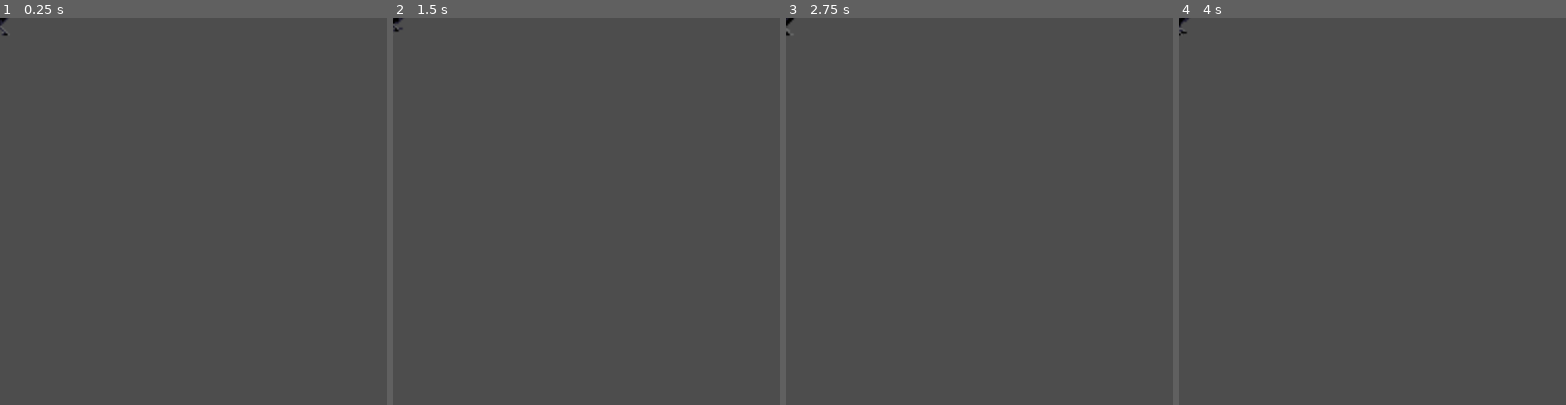
Above: before the commit, frames 1-4 (left to right).
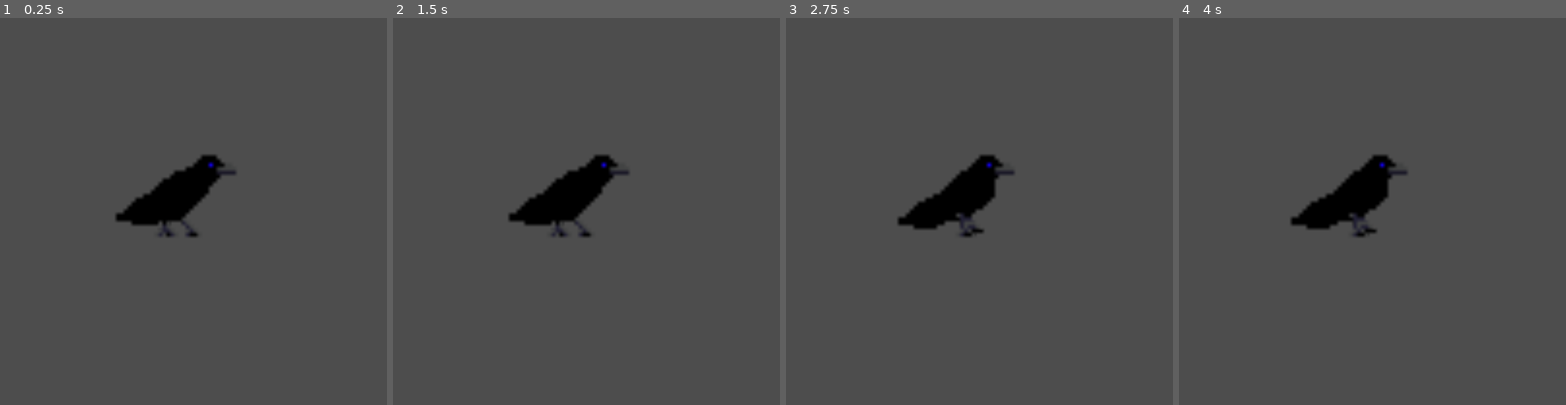
Above: after the commit, the same moments.

Repository: hamarisun/desktop-pet
Game: Godot game, scene res://seam.tscn
Two runs of this game, one before a commit and one after it. Both use one fixed random seed, a clock stepped at 60 frames per second and the inputs below.
Inputs (mouse positions are in pixels of both pictures, inside the frame that each line leads up to):
- Up to frame 1 (0.25 s): no input
- Up to frame 2 (1.5 s): tap Enter at 0.5 s; move the mouse to (671, 192) at 0.52 s; hold Right 0.53-1.25 s; click (671, 192) at 0.6 s; drag from (509, 230) to (567, 288) at 1.27 s
- Up to frame 3 (2.75 s): move the mouse to (1018, 126) at 2.02 s; hold Right from 2.03 s (still down); tap Alt at 2.1 s; click (1018, 126) at 2.3 s
- Up to frame 4 (4 s): release Right at 2.75 s; tap Space at 2.75 s; drag from (1353, 288) to (1256, 153) at 2.77 s; move the mouse to (1488, 269) at 3.52 s; hold Left from 3.53 s (still down); click (1488, 269) at 3.6 s

The runs differ from the first frame. In frame 1, 2.7% of the frame differs, in the area x 0-61%, y 0-57%; in frame 2, 2.7%; in frame 3, 2.7%; in frame 4, 2.7%, in the area x 0-59%, y 0-57%.

Commit message:
finished

Diff:
--- a/project.godot
+++ b/project.godot
@@ -30,6 +30,14 @@
 
 enabled=PackedStringArray("res://addons/godot_super-wakatime/plugin.cfg")
 
+[input]
+
+left_click={
+"deadzone": 0.2,
+"events": [Object(InputEventMouseButton,"resource_local_to_scene":false,"resource_name":"","device":-1,"window_id":0,"alt_pressed":false,"shift_pressed":false,"ctrl_pressed":false,"meta_pressed":false,"button_mask":0,"position":Vector2(0, 0),"global_position":Vector2(0, 0),"factor":1.0,"button_index":1,"canceled":false,"pressed":false,"double_click":false,"script":null)
+]
+}
+
 [physics]
 
 3d/physics_engine="Jolt Physics"
--- a/seam.gd
+++ b/seam.gd
@@ -1,9 +1,12 @@
 extends Node2D
 
-var speed = 300
+var speed = 200
 var direction = Vector2(1,0)
 var screen_size = Vector2()
 var window_size = Vector2(200,200)
+
+var click_position = Vector2()
+var target_position = Vector2()
 
 var idle_timer = 0.0
 var is_idling = false
@@ -14,13 +17,20 @@
 var is_dragging = false
 var drag_offset = Vector2()
 
+
+var last_mouse = Vector2()
+var velocity = Vector2()
+
 func _ready():
 	screen_size = Vector2(DisplayServer.screen_get_size())
 	animated_sprite.play("walk")
 	area.input_event.connect(_on_area_input)
 
+
 func _physics_process(delta: float) -> void:
+
 	if is_dragging:
+		animated_sprite.play("wrigle")
 		var mouse_pos = Vector2(DisplayServer.mouse_get_position())
 		var new_win_pos = mouse_pos - drag_offset
 		DisplayServer.window_set_position(Vector2i(new_win_pos))
@@ -29,9 +39,15 @@
 		idle_timer -= delta
 		if idle_timer <= 0:
 			is_idling = false
-			speed = 300
+			speed = 200
 			animated_sprite.play("walk")
 		return
+	animated_sprite.play("walk")
+	if Input.is_action_just_pressed("left_click"):
+		var tween = create_tween()
+		tween.tween_property($AnimatedSprite2D, "offset:y", -30.0, 0.15)
+		tween.tween_property($AnimatedSprite2D, "offset:y", 0.0, 0.15)
+
 	var window_position = Vector2(DisplayServer.window_get_position())
 	window_position += direction * speed * delta
 	print(window_position)
@@ -52,7 +68,7 @@
 		idle_timer = randf_range(1.0, 3.0)
 		var r = randi() % 3
 		if r == 0:
-			animated_sprite.play("stand")
+			animated_sprite.play("sit")
 			speed = 0
 
 func _on_area_input(_viewport, event, _shape_idx):
@@ -64,3 +80,7 @@
 			drag_offset = mouse_pos - win_pos
 		else:
 			is_dragging = false
+
+
+var usable = DisplayServer.screen_get_usable_rect()
+var taskbar_y = usable.end.y
--- a/seam.tscn
+++ b/seam.tscn
@@ -1,193 +1,273 @@
 [gd_scene format=3 uid="uid://s20bnscxiqei"]
 
 [ext_resource type="Script" uid="uid://ba3qwei0tswkb" path="res://seam.gd" id="1_agmab"]
-[ext_resource type="Texture2D" uid="uid://dmjomh264dihp" path="res://Crow.png" id="2_0xh3v"]
+[ext_resource type="Texture2D" uid="uid://rbrqxx85vv0e" path="res://Crow1.png" id="3_0c4wh"]
 [ext_resource type="Script" uid="uid://bkbxog8x2vo2h" path="res://area_2d.gd" id="3_0xh3v"]
 
+[sub_resource type="AtlasTexture" id="AtlasTexture_6qgjs"]
+atlas = ExtResource("3_0c4wh")
+region = Rect2(0, 48, 48, 48)
+
+[sub_resource type="AtlasTexture" id="AtlasTexture_n2xtp"]
+atlas = ExtResource("3_0c4wh")
+region = Rect2(48, 48, 48, 48)
+
+[sub_resource type="AtlasTexture" id="AtlasTexture_wkmx5"]
+atlas = ExtResource("3_0c4wh")
+region = Rect2(96, 48, 48, 48)
+
+[sub_resource type="AtlasTexture" id="AtlasTexture_tft71"]
+atlas = ExtResource("3_0c4wh")
+region = Rect2(144, 48, 48, 48)
+
+[sub_resource type="AtlasTexture" id="AtlasTexture_17ukp"]
+atlas = ExtResource("3_0c4wh")
+region = Rect2(192, 48, 48, 48)
+
+[sub_resource type="AtlasTexture" id="AtlasTexture_0e2g0"]
+atlas = ExtResource("3_0c4wh")
+region = Rect2(96, 48, 48, 48)
+
+[sub_resource type="AtlasTexture" id="AtlasTexture_qv7nt"]
+atlas = ExtResource("3_0c4wh")
+region = Rect2(144, 48, 48, 48)
+
+[sub_resource type="AtlasTexture" id="AtlasTexture_6h7we"]
+atlas = ExtResource("3_0c4wh")
+region = Rect2(144, 48, 48, 48)
+
+[sub_resource type="AtlasTexture" id="AtlasTexture_ohhdp"]
+atlas = ExtResource("3_0c4wh")
+region = Rect2(96, 48, 48, 48)
+
+[sub_resource type="AtlasTexture" id="AtlasTexture_fofjr"]
+atlas = ExtResource("3_0c4wh")
+region = Rect2(192, 48, 48, 48)
+
+[sub_resource type="AtlasTexture" id="AtlasTexture_md8j2"]
+atlas = ExtResource("3_0c4wh")
+region = Rect2(144, 48, 48, 48)
+
+[sub_resource type="AtlasTexture" id="AtlasTexture_824dk"]
+atlas = ExtResource("3_0c4wh")
+region = Rect2(144, 48, 48, 48)
+
+[sub_resource type="AtlasTexture" id="AtlasTexture_clmvw"]
+atlas = ExtResource("3_0c4wh")
+region = Rect2(96, 48, 48, 48)
+
+[sub_resource type="AtlasTexture" id="AtlasTexture_p5wb1"]
+atlas = ExtResource("3_0c4wh")
+region = Rect2(96, 48, 48, 48)
+
+[sub_resource type="AtlasTexture" id="AtlasTexture_hbvy5"]
+atlas = ExtResource("3_0c4wh")
+region = Rect2(192, 48, 48, 48)
+
+[sub_resource type="AtlasTexture" id="AtlasTexture_5xpib"]
+atlas = ExtResource("3_0c4wh")
+region = Rect2(144, 48, 48, 48)
+
+[sub_resource type="AtlasTexture" id="AtlasTexture_kox71"]
+atlas = ExtResource("3_0c4wh")
+region = Rect2(144, 48, 48, 48)
+
+[sub_resource type="AtlasTexture" id="AtlasTexture_lgbmf"]
+atlas = ExtResource("3_0c4wh")
+region = Rect2(96, 48, 48, 48)
+
+[sub_resource type="AtlasTexture" id="AtlasTexture_e17gf"]
+atlas = ExtResource("3_0c4wh")
+region = Rect2(96, 48, 48, 48)
+
+[sub_resource type="AtlasTexture" id="AtlasTexture_1xcdh"]
+atlas = ExtResource("3_0c4wh")
+region = Rect2(192, 48, 48, 48)
+
+[sub_resource type="AtlasTexture" id="AtlasTexture_bu4ff"]
+atlas = ExtResource("3_0c4wh")
+region = Rect2(192, 48, 48, 48)
+
+[sub_resource type="AtlasTexture" id="AtlasTexture_sur26"]
+atlas = ExtResource("3_0c4wh")
+region = Rect2(144, 48, 48, 48)
+
+[sub_resource type="AtlasTexture" id="AtlasTexture_jh5vq"]
+atlas = ExtResource("3_0c4wh")
+region = Rect2(96, 48, 48, 48)
+
+[sub_resource type="AtlasTexture" id="AtlasTexture_ajhv2"]
+atlas = ExtResource("3_0c4wh")
+region = Rect2(144, 48, 48, 48)
+
+[sub_resource type="AtlasTexture" id="AtlasTexture_dh3r8"]
+atlas = ExtResource("3_0c4wh")
+region = Rect2(96, 48, 48, 48)
+
+[sub_resource type="AtlasTexture" id="AtlasTexture_namlk"]
+atlas = ExtResource("3_0c4wh")
+region = Rect2(192, 48, 48, 48)
+
+[sub_resource type="AtlasTexture" id="AtlasTexture_2hrej"]
+atlas = ExtResource("3_0c4wh")
+region = Rect2(144, 48, 48, 48)
+
+[sub_resource type="AtlasTexture" id="AtlasTexture_1x3hy"]
+atlas = ExtResource("3_0c4wh")
+region = Rect2(96, 48, 48, 48)
+
+[sub_resource type="AtlasTexture" id="AtlasTexture_a6w5k"]
+atlas = ExtResource("3_0c4wh")
+region = Rect2(96, 48, 48, 48)
+
+[sub_resource type="AtlasTexture" id="AtlasTexture_375vy"]
+atlas = ExtResource("3_0c4wh")
+region = Rect2(144, 48, 48, 48)
+
+[sub_resource type="AtlasTexture" id="AtlasTexture_qj4xh"]
+atlas = ExtResource("3_0c4wh")
+region = Rect2(192, 48, 48, 48)
+
+[sub_resource type="AtlasTexture" id="AtlasTexture_2s2u7"]
+atlas = ExtResource("3_0c4wh")
+region = Rect2(144, 48, 48, 48)
+
+[sub_resource type="AtlasTexture" id="AtlasTexture_o2y5c"]
+atlas = ExtResource("3_0c4wh")
+region = Rect2(144, 48, 48, 48)
+
+[sub_resource type="AtlasTexture" id="AtlasTexture_226u0"]
+atlas = ExtResource("3_0c4wh")
+region = Rect2(144, 48, 48, 48)
+
+[sub_resource type="AtlasTexture" id="AtlasTexture_nrl8m"]
+atlas = ExtResource("3_0c4wh")
+region = Rect2(96, 48, 48, 48)
+
+[sub_resource type="AtlasTexture" id="AtlasTexture_mc8qw"]
+atlas = ExtResource("3_0c4wh")
+region = Rect2(192, 48, 48, 48)
+
+[sub_resource type="AtlasTexture" id="AtlasTexture_wcpnn"]
+atlas = ExtResource("3_0c4wh")
+region = Rect2(96, 48, 48, 48)
+
+[sub_resource type="AtlasTexture" id="AtlasTexture_7qn5y"]
+atlas = ExtResource("3_0c4wh")
+region = Rect2(96, 48, 48, 48)
+
+[sub_resource type="AtlasTexture" id="AtlasTexture_4l2nx"]
+atlas = ExtResource("3_0c4wh")
+region = Rect2(96, 48, 48, 48)
+
+[sub_resource type="AtlasTexture" id="AtlasTexture_37ocj"]
+atlas = ExtResource("3_0c4wh")
+region = Rect2(96, 48, 48, 48)
+
+[sub_resource type="AtlasTexture" id="AtlasTexture_pxavw"]
+atlas = ExtResource("3_0c4wh")
+region = Rect2(192, 48, 48, 48)
+
+[sub_resource type="AtlasTexture" id="AtlasTexture_yyg27"]
+atlas = ExtResource("3_0c4wh")
+region = Rect2(96, 48, 48, 48)
+
+[sub_resource type="AtlasTexture" id="AtlasTexture_0y7wy"]
+atlas = ExtResource("3_0c4wh")
+region = Rect2(48, 48, 48, 48)
+
+[sub_resource type="AtlasTexture" id="AtlasTexture_br7uu"]
+atlas = ExtResource("3_0c4wh")
+region = Rect2(0, 48, 48, 48)
+
+[sub_resource type="AtlasTexture" id="AtlasTexture_0xh3v"]
+atlas = ExtResource("3_0c4wh")
+region = Rect2(0, 48, 48, 48)
+
 [sub_resource type="AtlasTexture" id="AtlasTexture_0c4wh"]
-atlas = ExtResource("2_0xh3v")
-region = Rect2(0, 96, 48, 48)
+atlas = ExtResource("3_0c4wh")
+region = Rect2(48, 0, 48, 48)
+
+[sub_resource type="AtlasTexture" id="AtlasTexture_7k0bh"]
+atlas = ExtResource("3_0c4wh")
+region = Rect2(192, 96, 48, 48)
+
+[sub_resource type="AtlasTexture" id="AtlasTexture_bgli5"]
+atlas = ExtResource("3_0c4wh")
+region = Rect2(240, 96, 48, 48)
+
+[sub_resource type="AtlasTexture" id="AtlasTexture_v6qfw"]
+atlas = ExtResource("3_0c4wh")
+region = Rect2(288, 96, 48, 48)
+
+[sub_resource type="AtlasTexture" id="AtlasTexture_wpjer"]
+atlas = ExtResource("3_0c4wh")
+region = Rect2(288, 96, 48, 48)
+
+[sub_resource type="AtlasTexture" id="AtlasTexture_if8lb"]
+atlas = ExtResource("3_0c4wh")
+region = Rect2(240, 96, 48, 48)
+
+[sub_resource type="AtlasTexture" id="AtlasTexture_nkyb0"]
+atlas = ExtResource("3_0c4wh")
+region = Rect2(192, 96, 48, 48)
+
+[sub_resource type="AtlasTexture" id="AtlasTexture_3hpsi"]
+atlas = ExtResource("3_0c4wh")
+region = Rect2(48, 0, 48, 48)
+
+[sub_resource type="AtlasTexture" id="AtlasTexture_0m64b"]
+atlas = ExtResource("3_0c4wh")
+region = Rect2(0, 48, 48, 48)
+
+[sub_resource type="AtlasTexture" id="AtlasTexture_g1beb"]
+atlas = ExtResource("3_0c4wh")
+region = Rect2(0, 48, 48, 48)
 
 [sub_resource type="AtlasTexture" id="AtlasTexture_kd7jj"]
-atlas = ExtResource("2_0xh3v")
-region = Rect2(48, 96, 48, 48)
+atlas = ExtResource("3_0c4wh")
+region = Rect2(0, 0, 48, 48)
 
 [sub_resource type="AtlasTexture" id="AtlasTexture_ubt0i"]
-atlas = ExtResource("2_0xh3v")
-region = Rect2(96, 96, 48, 48)
+atlas = ExtResource("3_0c4wh")
+region = Rect2(48, 0, 48, 48)
 
 [sub_resource type="AtlasTexture" id="AtlasTexture_jr22a"]
-atlas = ExtResource("2_0xh3v")
-region = Rect2(144, 96, 48, 48)
+atlas = ExtResource("3_0c4wh")
+region = Rect2(96, 0, 48, 48)
 
 [sub_resource type="AtlasTexture" id="AtlasTexture_nj2qd"]
-atlas = ExtResource("2_0xh3v")
+atlas = ExtResource("3_0c4wh")
+region = Rect2(144, 0, 48, 48)
+
+[sub_resource type="AtlasTexture" id="AtlasTexture_cvub0"]
+atlas = ExtResource("3_0c4wh")
+region = Rect2(192, 0, 48, 48)
+
+[sub_resource type="AtlasTexture" id="AtlasTexture_nkixy"]
+atlas = ExtResource("3_0c4wh")
+region = Rect2(240, 0, 48, 48)
+
+[sub_resource type="AtlasTexture" id="AtlasTexture_ivs64"]
+atlas = ExtResource("3_0c4wh")
+region = Rect2(288, 0, 48, 48)
+
+[sub_resource type="AtlasTexture" id="AtlasTexture_mwong"]
+atlas = ExtResource("3_0c4wh")
 region = Rect2(0, 48, 48, 48)
 
-[sub_resource type="AtlasTexture" id="AtlasTexture_cvub0"]
-atlas = ExtResource("2_0xh3v")
-region = Rect2(48, 48, 48, 48)
-
-[sub_resource type="AtlasTexture" id="AtlasTexture_nkixy"]
-atlas = ExtResource("2_0xh3v")
-region = Rect2(96, 48, 48, 48)
-
-[sub_resource type="AtlasTexture" id="AtlasTexture_ivs64"]
-atlas = ExtResource("2_0xh3v")
-region = Rect2(144, 48, 48, 48)
-
-[sub_resource type="AtlasTexture" id="AtlasTexture_mwong"]
-atlas = ExtResource("2_0xh3v")
-region = Rect2(192, 48, 48, 48)
-
-[sub_resource type="AtlasTexture" id="AtlasTexture_6qgjs"]
-atlas = ExtResource("2_0xh3v")
-region = Rect2(240, 48, 48, 48)
-
-[sub_resource type="AtlasTexture" id="AtlasTexture_n2xtp"]
-atlas = ExtResource("2_0xh3v")
-region = Rect2(288, 48, 48, 48)
-
-[sub_resource type="AtlasTexture" id="AtlasTexture_wkmx5"]
-atlas = ExtResource("2_0xh3v")
-region = Rect2(0, 96, 48, 48)
-
-[sub_resource type="AtlasTexture" id="AtlasTexture_tft71"]
-atlas = ExtResource("2_0xh3v")
-region = Rect2(0, 48, 48, 48)
-
-[sub_resource type="AtlasTexture" id="AtlasTexture_17ukp"]
-atlas = ExtResource("2_0xh3v")
-region = Rect2(0, 0, 48, 48)
-
-[sub_resource type="AtlasTexture" id="AtlasTexture_0e2g0"]
-atlas = ExtResource("2_0xh3v")
+[sub_resource type="AtlasTexture" id="AtlasTexture_pvoxb"]
+atlas = ExtResource("3_0c4wh")
 region = Rect2(48, 0, 48, 48)
 
-[sub_resource type="AtlasTexture" id="AtlasTexture_qv7nt"]
-atlas = ExtResource("2_0xh3v")
-region = Rect2(96, 0, 48, 48)
-
-[sub_resource type="AtlasTexture" id="AtlasTexture_6h7we"]
-atlas = ExtResource("2_0xh3v")
-region = Rect2(0, 48, 48, 48)
-
-[sub_resource type="AtlasTexture" id="AtlasTexture_824dk"]
-atlas = ExtResource("2_0xh3v")
-region = Rect2(0, 48, 48, 48)
-
-[sub_resource type="AtlasTexture" id="AtlasTexture_clmvw"]
-atlas = ExtResource("2_0xh3v")
-region = Rect2(48, 48, 48, 48)
-
-[sub_resource type="AtlasTexture" id="AtlasTexture_p5wb1"]
-atlas = ExtResource("2_0xh3v")
-region = Rect2(96, 48, 48, 48)
-
-[sub_resource type="AtlasTexture" id="AtlasTexture_hbvy5"]
-atlas = ExtResource("2_0xh3v")
-region = Rect2(144, 48, 48, 48)
-
-[sub_resource type="AtlasTexture" id="AtlasTexture_5xpib"]
-atlas = ExtResource("2_0xh3v")
-region = Rect2(192, 48, 48, 48)
-
-[sub_resource type="AtlasTexture" id="AtlasTexture_kox71"]
-atlas = ExtResource("2_0xh3v")
-region = Rect2(144, 48, 48, 48)
-
-[sub_resource type="AtlasTexture" id="AtlasTexture_lgbmf"]
-atlas = ExtResource("2_0xh3v")
-region = Rect2(144, 48, 48, 48)
-
-[sub_resource type="AtlasTexture" id="AtlasTexture_e17gf"]
-atlas = ExtResource("2_0xh3v")
-region = Rect2(144, 48, 48, 48)
-
-[sub_resource type="AtlasTexture" id="AtlasTexture_1xcdh"]
-atlas = ExtResource("2_0xh3v")
-region = Rect2(144, 48, 48, 48)
-
-[sub_resource type="AtlasTexture" id="AtlasTexture_bu4ff"]
-atlas = ExtResource("2_0xh3v")
-region = Rect2(192, 48, 48, 48)
-
-[sub_resource type="AtlasTexture" id="AtlasTexture_ohhdp"]
-atlas = ExtResource("2_0xh3v")
-region = Rect2(0, 48, 48, 48)
-
-[sub_resource type="AtlasTexture" id="AtlasTexture_fofjr"]
-atlas = ExtResource("2_0xh3v")
-region = Rect2(0, 48, 48, 48)
-
-[sub_resource type="AtlasTexture" id="AtlasTexture_md8j2"]
-atlas = ExtResource("2_0xh3v")
-region = Rect2(0, 48, 48, 48)
-
-[sub_resource type="AtlasTexture" id="AtlasTexture_sur26"]
-atlas = ExtResource("2_0xh3v")
-region = Rect2(0, 0, 48, 48)
-
-[sub_resource type="AtlasTexture" id="AtlasTexture_jh5vq"]
-atlas = ExtResource("2_0xh3v")
-region = Rect2(48, 0, 48, 48)
-
-[sub_resource type="AtlasTexture" id="AtlasTexture_ajhv2"]
-atlas = ExtResource("2_0xh3v")
-region = Rect2(96, 0, 48, 48)
-
-[sub_resource type="AtlasTexture" id="AtlasTexture_dh3r8"]
-atlas = ExtResource("2_0xh3v")
-region = Rect2(144, 0, 48, 48)
-
-[sub_resource type="AtlasTexture" id="AtlasTexture_7k0bh"]
-atlas = ExtResource("2_0xh3v")
-region = Rect2(192, 0, 48, 48)
-
-[sub_resource type="AtlasTexture" id="AtlasTexture_bgli5"]
-atlas = ExtResource("2_0xh3v")
+[sub_resource type="AtlasTexture" id="AtlasTexture_pjywh"]
+atlas = ExtResource("3_0c4wh")
 region = Rect2(240, 0, 48, 48)
-
-[sub_resource type="AtlasTexture" id="AtlasTexture_v6qfw"]
-atlas = ExtResource("2_0xh3v")
-region = Rect2(288, 0, 48, 48)
 
 [sub_resource type="SpriteFrames" id="SpriteFrames_25kux"]
 animations = [{
 "frames": [{
 "duration": 1.0,
-"texture": SubResource("AtlasTexture_0c4wh")
-}, {
-"duration": 1.0,
-"texture": SubResource("AtlasTexture_kd7jj")
-}, {
-"duration": 1.0,
-"texture": SubResource("AtlasTexture_ubt0i")
-}, {
-"duration": 1.0,
-"texture": SubResource("AtlasTexture_jr22a")
-}],
-"loop": 1,
-"name": &"laing",
-"speed": 5.0
-}, {
-"frames": [{
-"duration": 1.0,
-"texture": SubResource("AtlasTexture_nj2qd")
-}, {
-"duration": 1.0,
-"texture": SubResource("AtlasTexture_cvub0")
-}, {
-"duration": 1.0,
-"texture": SubResource("AtlasTexture_nkixy")
-}, {
-"duration": 1.0,
-"texture": SubResource("AtlasTexture_ivs64")
-}, {
-"duration": 1.0,
-"texture": SubResource("AtlasTexture_mwong")
-}, {
-"duration": 1.0,
 "texture": SubResource("AtlasTexture_6qgjs")
 }, {
 "duration": 1.0,
@@ -195,12 +275,7 @@
 }, {
 "duration": 1.0,
 "texture": SubResource("AtlasTexture_wkmx5")
-}],
-"loop": 1,
-"name": &"laydown",
-"speed": 5.0
-}, {
-"frames": [{
+}, {
 "duration": 1.0,
 "texture": SubResource("AtlasTexture_tft71")
 }, {
@@ -215,12 +290,16 @@
 }, {
 "duration": 1.0,
 "texture": SubResource("AtlasTexture_6h7we")
-}],
-"loop": 1,
-"name": &"lilwalk",
-"speed": 5.0
-}, {
-"frames": [{
+}, {
+"duration": 1.0,
+"texture": SubResource("AtlasTexture_ohhdp")
+}, {
+"duration": 1.0,
+"texture": SubResource("AtlasTexture_fofjr")
+}, {
+"duration": 1.0,
+"texture": SubResource("AtlasTexture_md8j2")
+}, {
 "duration": 1.0,
 "texture": SubResource("AtlasTexture_824dk")
 }, {
@@ -235,6 +314,90 @@
 }, {
 "duration": 1.0,
 "texture": SubResource("AtlasTexture_5xpib")
+}, {
+"duration": 1.0,
+"texture": SubResource("AtlasTexture_kox71")
+}, {
+"duration": 1.0,
+"texture": SubResource("AtlasTexture_lgbmf")
+}, {
+"duration": 1.0,
+"texture": SubResource("AtlasTexture_e17gf")
+}, {
+"duration": 1.0,
+"texture": SubResource("AtlasTexture_1xcdh")
+}, {
+"duration": 1.0,
+"texture": SubResource("AtlasTexture_bu4ff")
+}, {
+"duration": 1.0,
+"texture": SubResource("AtlasTexture_sur26")
+}, {
+"duration": 1.0,
+"texture": SubResource("AtlasTexture_jh5vq")
+}, {
+"duration": 1.0,
+"texture": SubResource("AtlasTexture_ajhv2")
+}, {
+"duration": 1.0,
+"texture": SubResource("AtlasTexture_dh3r8")
+}, {
+"duration": 1.0,
+"texture": SubResource("AtlasTexture_namlk")
+}, {
+"duration": 1.0,
+"texture": SubResource("AtlasTexture_2hrej")
+}, {
+"duration": 1.0,
+"texture": SubResource("AtlasTexture_1x3hy")
+}, {
+"duration": 1.0,
+"texture": SubResource("AtlasTexture_a6w5k")
+}, {
+"duration": 1.0,
+"texture": SubResource("AtlasTexture_375vy")
+}, {
+"duration": 1.0,
+"texture": SubResource("AtlasTexture_qj4xh")
+}, {
+"duration": 1.0,
+"texture": SubResource("AtlasTexture_2s2u7")
+}, {
+"duration": 1.0,
+"texture": SubResource("AtlasTexture_o2y5c")
+}, {
+"duration": 1.0,
+"texture": SubResource("AtlasTexture_226u0")
+}, {
+"duration": 1.0,
+"texture": SubResource("AtlasTexture_nrl8m")
+}, {
+"duration": 1.0,
+"texture": SubResource("AtlasTexture_mc8qw")
+}, {
+"duration": 1.0,
+"texture": SubResource("AtlasTexture_wcpnn")
+}, {
+"duration": 1.0,
+"texture": SubResource("AtlasTexture_7qn5y")
+}, {
+"duration": 1.0,
+"texture": SubResource("AtlasTexture_4l2nx")
+}, {
+"duration": 1.0,
+"texture": SubResource("AtlasTexture_37ocj")
+}, {
+"duration": 1.0,
+"texture": SubResource("AtlasTexture_pxavw")
+}, {
+"duration": 1.0,
+"texture": SubResource("AtlasTexture_yyg27")
+}, {
+"duration": 1.0,
+"texture": SubResource("AtlasTexture_0y7wy")
+}, {
+"duration": 1.0,
+"texture": SubResource("AtlasTexture_br7uu")
 }],
 "loop": 1,
 "name": &"sit",
@@ -242,33 +405,37 @@
 }, {
 "frames": [{
 "duration": 1.0,
-"texture": SubResource("AtlasTexture_kox71")
-}, {
-"duration": 1.0,
-"texture": SubResource("AtlasTexture_lgbmf")
-}, {
-"duration": 1.0,
-"texture": SubResource("AtlasTexture_e17gf")
-}, {
-"duration": 1.0,
-"texture": SubResource("AtlasTexture_1xcdh")
-}, {
-"duration": 1.0,
-"texture": SubResource("AtlasTexture_bu4ff")
-}],
-"loop": 1,
-"name": &"sitting",
-"speed": 5.0
-}, {
-"frames": [{
-"duration": 1.0,
-"texture": SubResource("AtlasTexture_ohhdp")
-}, {
-"duration": 1.0,
-"texture": SubResource("AtlasTexture_fofjr")
-}, {
-"duration": 1.0,
-"texture": SubResource("AtlasTexture_md8j2")
+"texture": SubResource("AtlasTexture_0xh3v")
+}, {
+"duration": 1.0,
+"texture": SubResource("AtlasTexture_0c4wh")
+}, {
+"duration": 1.0,
+"texture": SubResource("AtlasTexture_7k0bh")
+}, {
+"duration": 1.0,
+"texture": SubResource("AtlasTexture_bgli5")
+}, {
+"duration": 1.0,
+"texture": SubResource("AtlasTexture_v6qfw")
+}, {
+"duration": 1.0,
+"texture": SubResource("AtlasTexture_wpjer")
+}, {
+"duration": 1.0,
+"texture": SubResource("AtlasTexture_if8lb")
+}, {
+"duration": 1.0,
+"texture": SubResource("AtlasTexture_nkyb0")
+}, {
+"duration": 1.0,
+"texture": SubResource("AtlasTexture_3hpsi")
+}, {
+"duration": 1.0,
+"texture": SubResource("AtlasTexture_0m64b")
+}, {
+"duration": 1.0,
+"texture": SubResource("AtlasTexture_g1beb")
 }],
 "loop": 1,
 "name": &"stand",
@@ -276,44 +443,66 @@
 }, {
 "frames": [{
 "duration": 1.0,
-"texture": SubResource("AtlasTexture_sur26")
-}, {
-"duration": 1.0,
-"texture": SubResource("AtlasTexture_jh5vq")
-}, {
-"duration": 1.0,
-"texture": SubResource("AtlasTexture_ajhv2")
-}, {
-"duration": 1.0,
-"texture": SubResource("AtlasTexture_dh3r8")
-}, {
-"duration": 1.0,
-"texture": SubResource("AtlasTexture_7k0bh")
-}, {
-"duration": 1.0,
-"texture": SubResource("AtlasTexture_bgli5")
-}, {
-"duration": 1.0,
-"texture": SubResource("AtlasTexture_v6qfw")
+"texture": SubResource("AtlasTexture_kd7jj")
+}, {
+"duration": 1.0,
+"texture": SubResource("AtlasTexture_ubt0i")
+}, {
+"duration": 1.0,
+"texture": SubResource("AtlasTexture_jr22a")
+}, {
+"duration": 1.0,
+"texture": SubResource("AtlasTexture_nj2qd")
+}, {
+"duration": 1.0,
+"texture": SubResource("AtlasTexture_cvub0")
+}, {
+"duration": 1.0,
+"texture": SubResource("AtlasTexture_nkixy")
+}, {
+"duration": 1.0,
+"texture": SubResource("AtlasTexture_ivs64")
+}, {
+"duration": 1.0,
+"texture": SubResource("AtlasTexture_mwong")
 }],
 "loop": 1,
 "name": &"walk",
 "speed": 5.0
+}, {
+"frames": [{
+"duration": 1.0,
+"texture": SubResource("AtlasTexture_pvoxb")
+}, {
+"duration": 1.0,
+"texture": SubResource("AtlasTexture_pjywh")
+}],
+"loop": 1,
+"name": &"wrigle",
+"speed": 5.0
 }]
 
 [sub_resource type="RectangleShape2D" id="RectangleShape2D_40sxd"]
-size = Vector2(33.5, 31)
+size = Vector2(78, 66)
 
 [node name="Node2D" type="Node2D" unique_id=42065197]
 script = ExtResource("1_agmab")
 
 [node name="AnimatedSprite2D" type="AnimatedSprite2D" parent="." unique_id=1189343376]
+position = Vector2(46, 47)
+scale = Vector2(2, 2)
 sprite_frames = SubResource("SpriteFrames_25kux")
-animation = &"stand"
+animation = &"sit"
+frame_progress = 0.8723694
+centered = false
+
+[node name="Sprite2D" type="Sprite2D" parent="AnimatedSprite2D" unique_id=403985438]
+hframes = 7
+vframes = 6
 
 [node name="Area2D" type="Area2D" parent="." unique_id=56776476]
 script = ExtResource("3_0xh3v")
 
 [node name="CollisionShape2D" type="CollisionShape2D" parent="Area2D" unique_id=1300438104]
-position = Vector2(-1.25, -2.5)
+position = Vector2(89, 99)
 shape = SubResource("RectangleShape2D_40sxd")
Binary file added: Crow1.png
Not shown, added: Crow1.png.import
Not shown, added: export_presets.cfg
Not shown, added: seam.tscn101250222220.tmp
Not shown, added: seam.tscn96973357754.tmp
